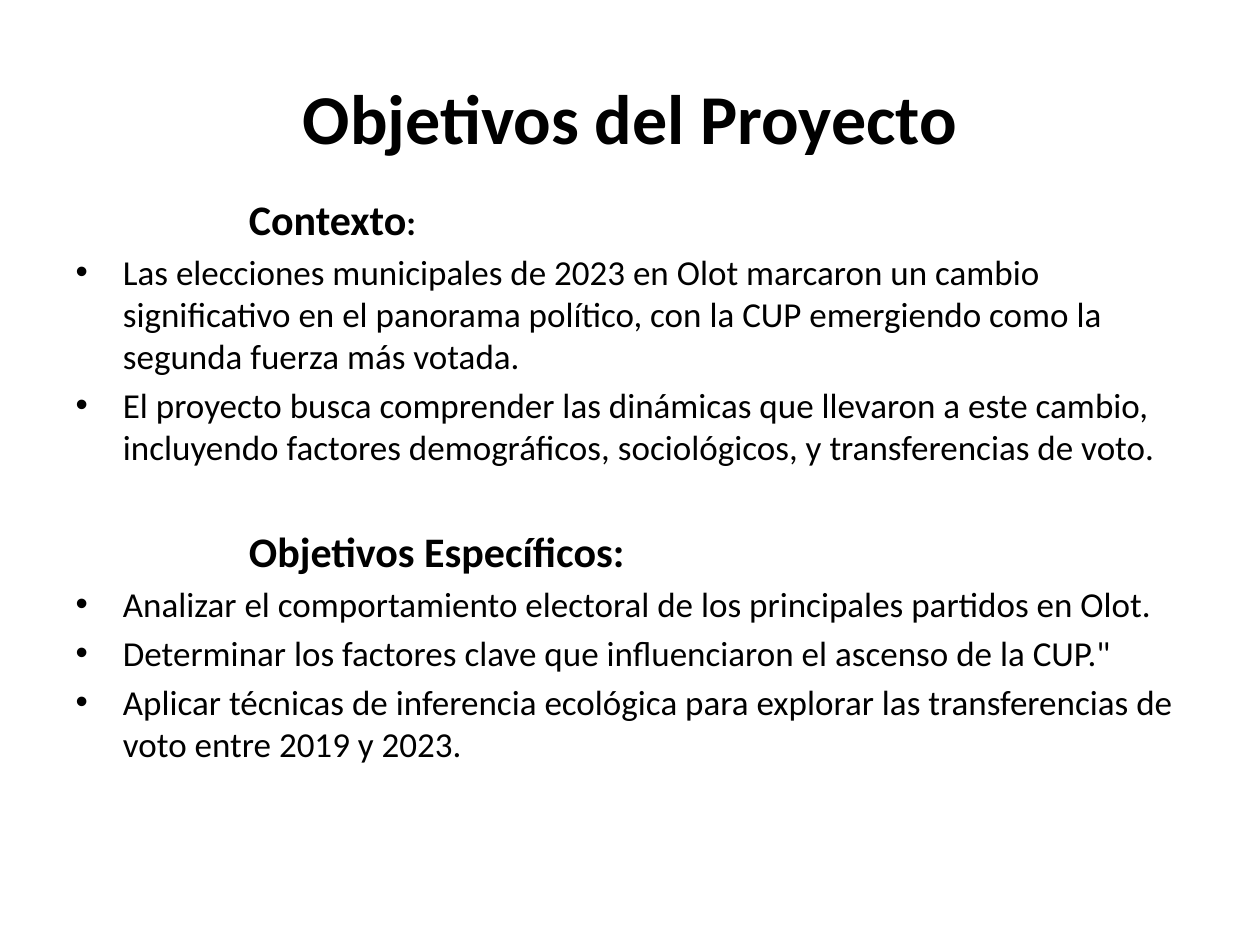
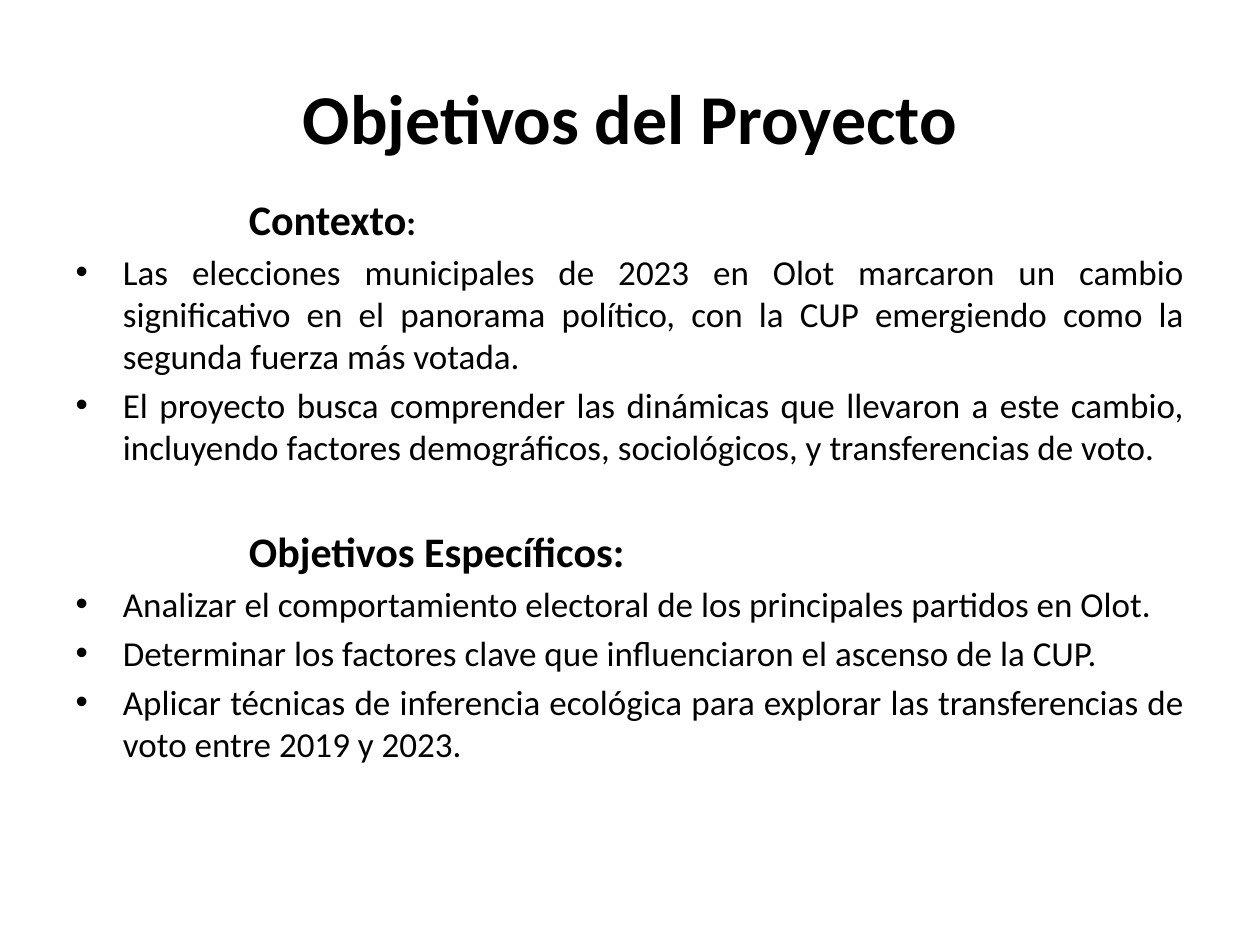
Before and after one commit to awfuentes76/Proyecto_final, a slide deck: slide 2 of Presentacion.pptx. Drawn at 1260x945 pixels with LibreOffice and Linux fonts; fonts in the diff are those of the drawing; background and template pictures are left out. Boxes give left, top, right and bottom in pixels: in the first picture for what was removed or moved away, otherwise in the second. Text is boxed around its words. In the diff, an @@ line names an element or a change of style, - is before the commit and + after.

```diff
--- a/Presentacion.pptx
+++ b/Presentacion.pptx
@@ text at [123, 260, 1184, 763]: alignment left to justified @@
@@ text at [123, 641, 1097, 672]: text changed @@
-• Determinar los factores clave que influenciaron el ascenso de la CUP."
+• Determinar los factores clave que influenciaron el ascenso de la CUP.
```
Also in this commit, not shown: 13 other slides changed, 2 slides added, 1 other file.
